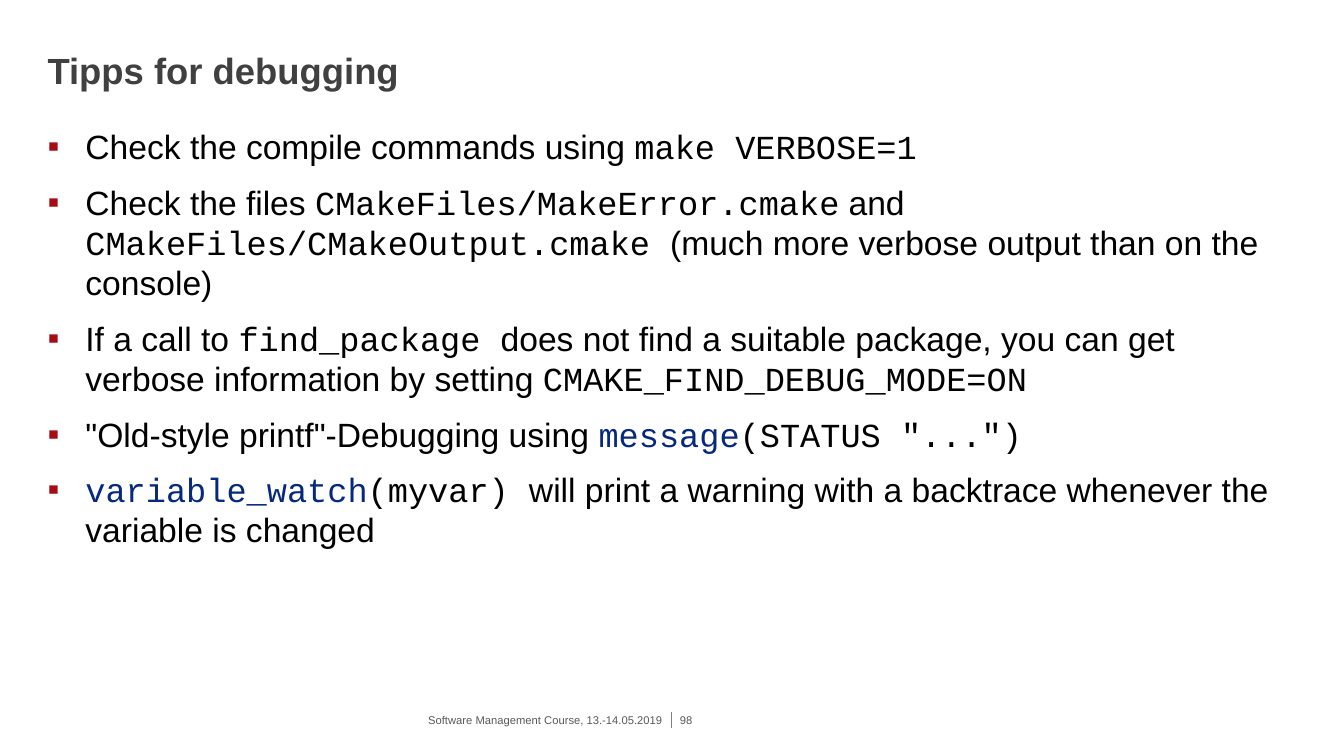
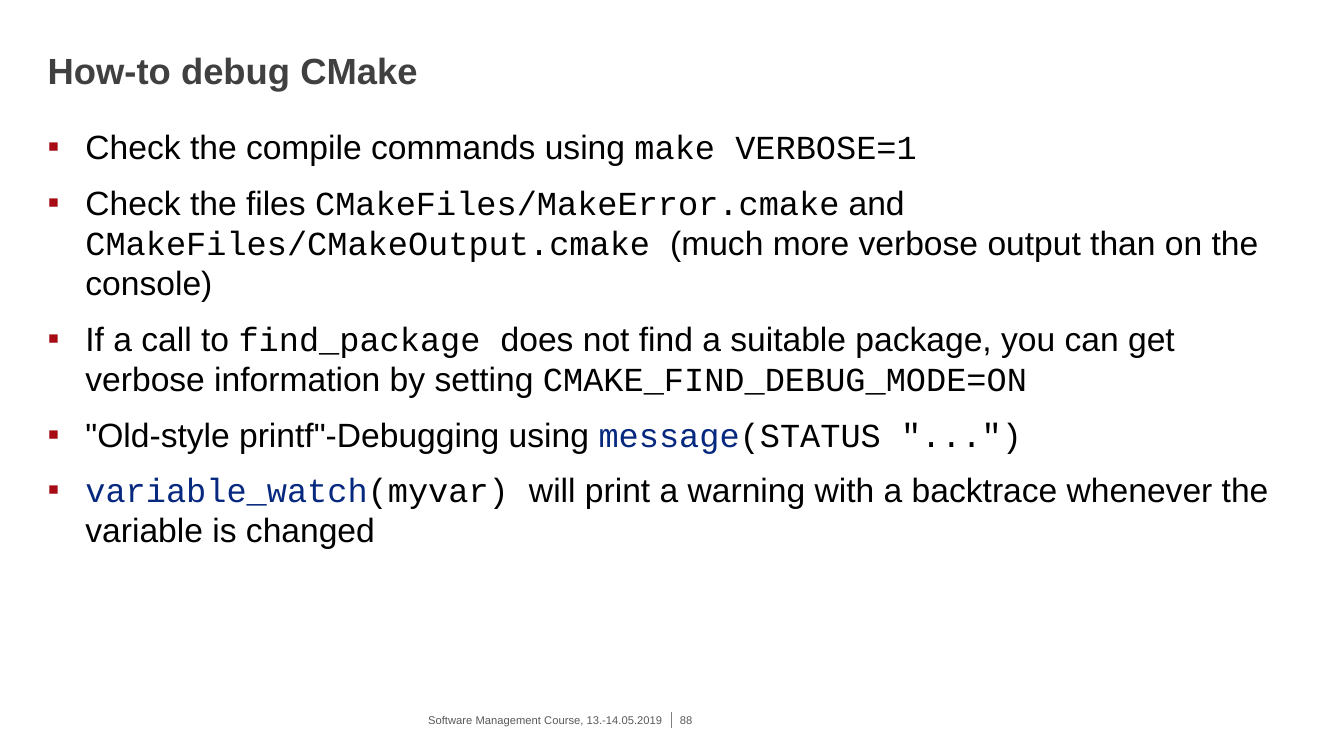
Before and after one commit to eth-cscs/SoftwareManagementCourse2019, a slide deck: slide 88 of cmake/2019-05-13^.14_CMake.pptx (slide 98 before the commit). Drawn at 1344x756 pixels with LibreOffice and Linux fonts; fonts in the diff are those of the drawing; background and template pictures are left out. Boxes give left, top, right and bottom in pixels: in the first picture for what was removed or moved away, otherwise in the second. Text is boxed around its words. In the diff, an @@ line names an element or a change of style, - is before the commit and + after.

Commit message:
update CMake slides

```diff
--- a/cmake/2019-05-13^.14_CMake.pptx
+++ b/cmake/2019-05-13^.14_CMake.pptx
@@ title at bbox=[48, 57, 417, 92]: text changed @@
-Tipps for debugging
+How-to debug CMake
@@ page number at bbox=[680, 716, 692, 724]: text changed @@
-98
+88
```
Also in this commit, not shown: 19 other slides changed, 3 slides added.
